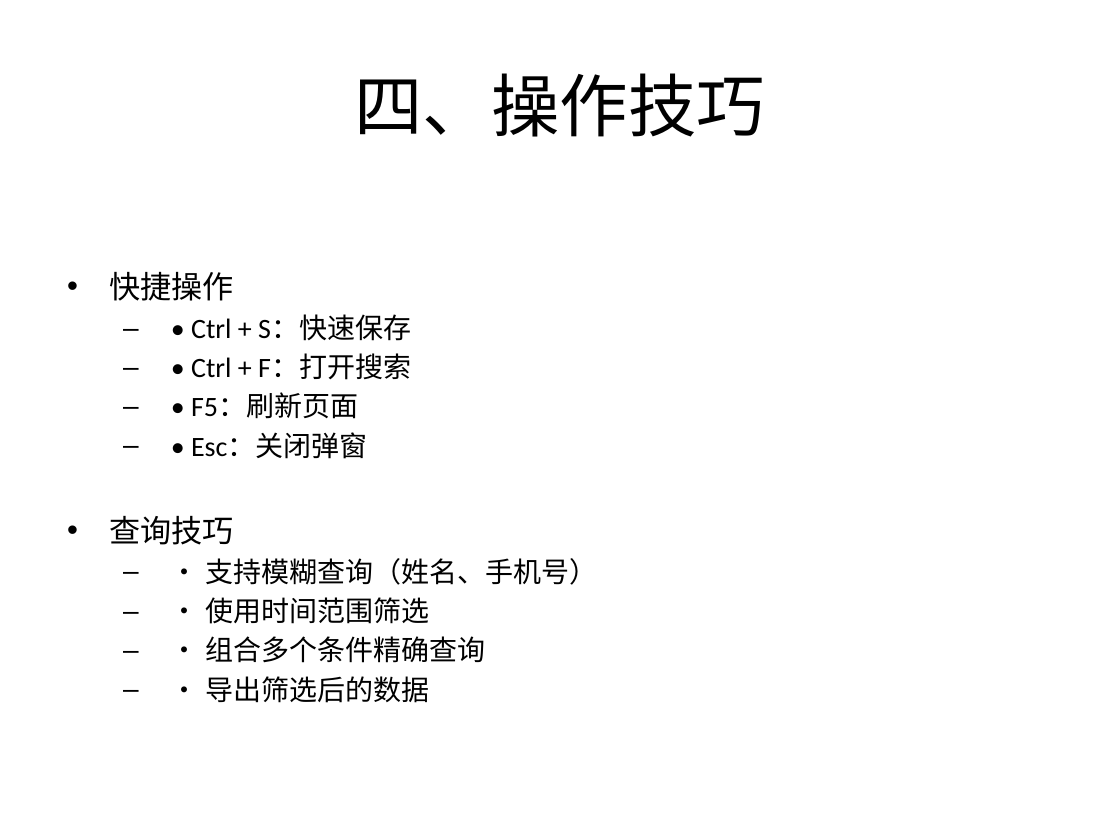
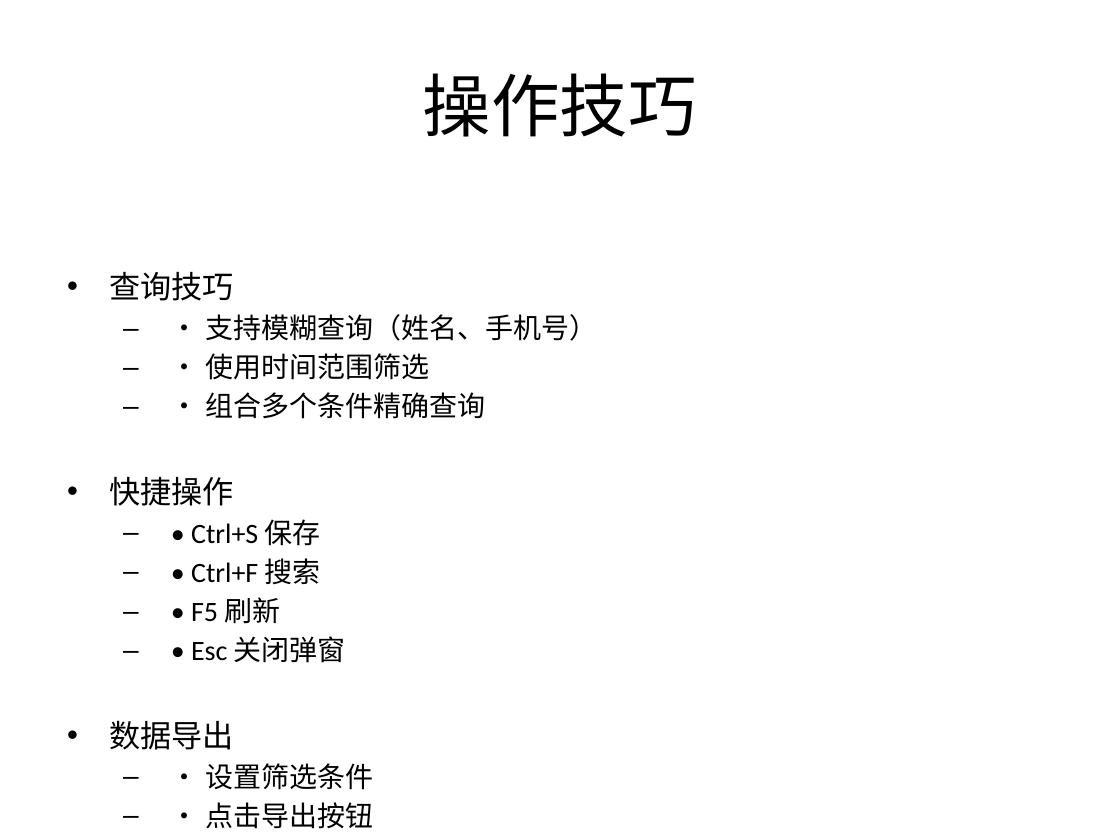
Before and after one commit to ctrlaomao/bjstarfish, a slide deck: slide 7 of 非雪季系统培训PPT.pptx (slide 13 before the commit). Drawn at 1120x840 pixels with LibreOffice and Linux fonts; fonts in the diff are those of the drawing. Boxes give left, top, right and bottom in pixels: in the first picture for what was removed or moved away, otherwise in the second. Text is boxed around its words. In the diff, an @@ line names an element or a change of style, - is before the commit and + after.

```diff
--- a/非雪季系统培训PPT.pptx
+++ b/非雪季系统培训PPT.pptx
@@ title at [423, 73, 697, 137]: text changed @@
-四、操作技巧
+操作技巧
@@ text at [109, 272, 411, 459]: paragraphs removed @@
-• 快捷操作
-  – • Ctrl + S：快速保存
-  – • Ctrl + F：打开搜索
-  – • F5：刷新页面
-  – • Esc：关闭弹窗
@@ text at [109, 477, 373, 829]: text changed @@
-  – • 导出筛选后的数据
+• 快捷操作
+  – • Ctrl+S 保存
+  – • Ctrl+F 搜索
+  – • F5 刷新
+  – • Esc 关闭弹窗
+• 数据导出
+  – • 设置筛选条件
+  – • 点击导出按钮
+  – • 选择导出格式（Excel/PDF）
```
Also in this commit, not shown: 9 other slides changed, 9 slides removed, 1 other file.
